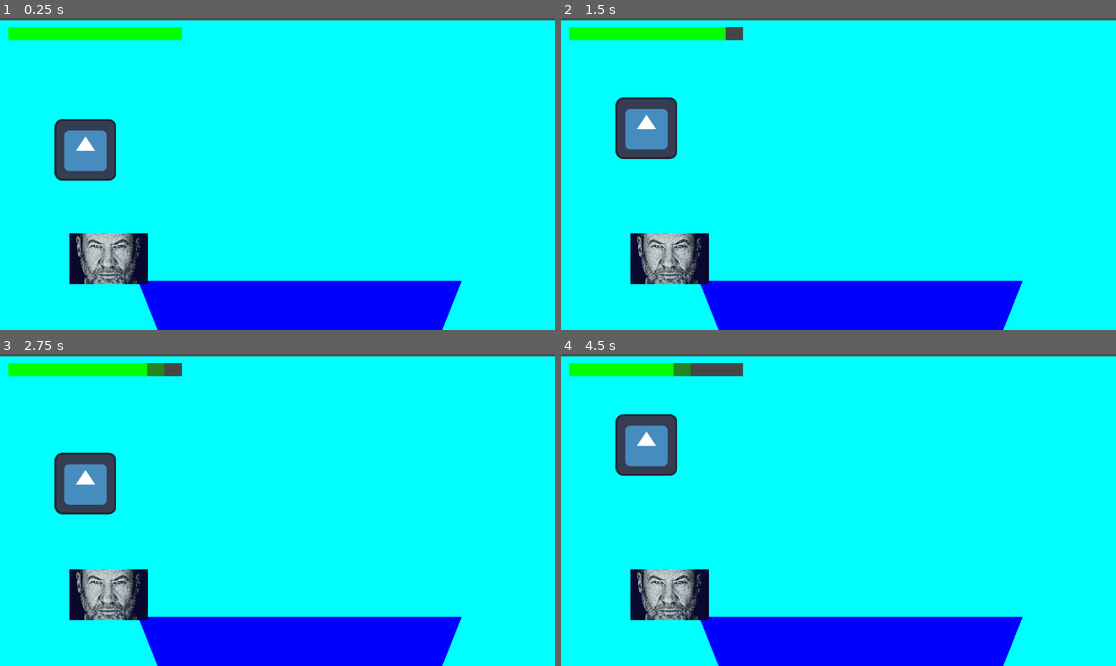
Above: before the commit, frames 1-4 (two rows, left to right).
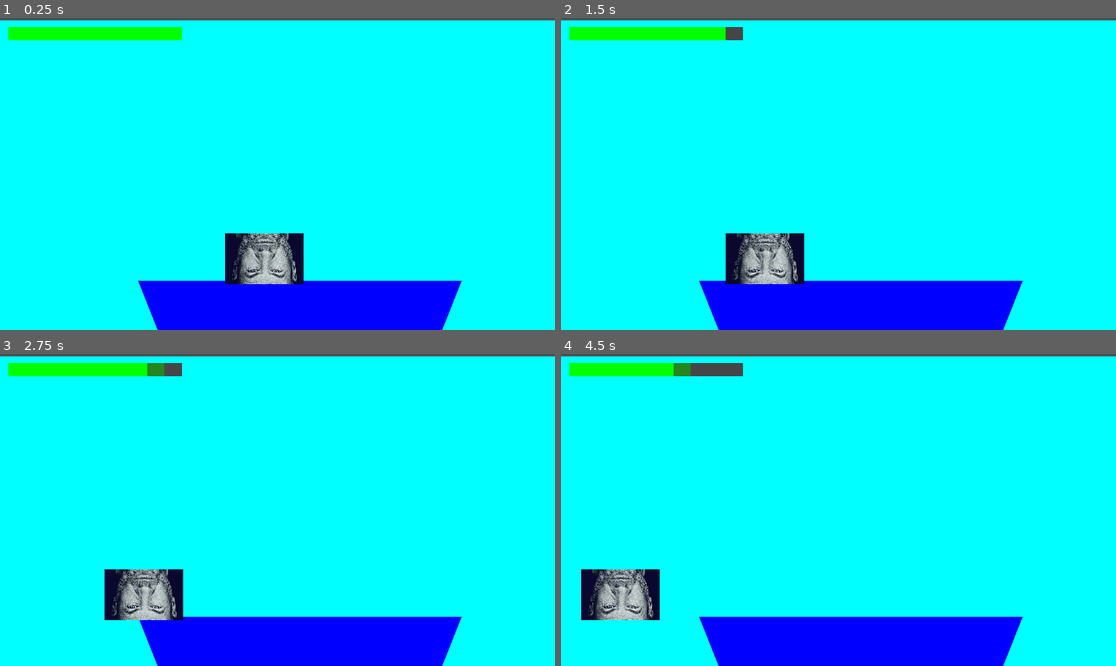
Above: after the commit, the same moments.

Repository: ZozoAFK/Pfish
Game: Godot game, scene res://Proto/Scene/World.tscn
The game is run twice, just before and just after one commit, with the same random seed, the same clock (stepped at 60 frames per second) and the same inputs. The engine's default icon, where the game draws it, is replaced by a stand-in: a white triangle on a blue panel in a dark square.
Inputs:
- Up to frame 1 (0.25 s): no input
- Up to frame 2 (1.5 s): tap Enter (ui_accept) at 0.5, 0.77 s; hold Right (Fleche_droite) from 0.53 s (still down); tap Space (SPACE) at 0.6, 1.35 s
- Up to frame 3 (2.75 s): tap Enter (ui_accept) at 1.52 s; release Right (Fleche_droite) at 2.03 s; hold Left (Fleche_Gauche) from 2.03 s (still down); tap Space (SPACE) at 2.1 s
- Up to frame 4 (4.5 s): release Left (Fleche_Gauche) at 2.78 s; hold Right (Fleche_droite) 2.78-4.28 s; tap Space (SPACE) at 2.85, 3.6, 4.35 s; tap Enter (ui_accept) at 3.02, 3.77 s; hold Left (Fleche_Gauche) from 4.28 s (still down)

The runs differ from the first frame. In frame 1, 6.8% of the frame differs, in the area x 9-55%, y 32-86%; in frame 2, 6.9%, in the area x 9-44%, y 25-86%; in frame 3, 5.4%; in frame 4, 5.9%.

Commit message:
code dash course fluide

Diff:
--- a/Proto/Scene/Poisson.tscn
+++ b/Proto/Scene/Poisson.tscn
@@ -8,15 +8,6 @@
 
 [node name="Poisson" type="Node2D" unique_id=485619004]
 script = ExtResource("1_0r5lc")
-vitesse = null
-point_1 = null
-point_2 = null
-max_endurance = null
-dash_speed = null
-time_min = null
-time_max = null
-time_endurance = null
-time_dash = null
 
 [node name="Sprite2D" type="Sprite2D" parent="." unique_id=1915444190]
 scale = Vector2(0.25, 0.25)
@@ -34,9 +25,25 @@
 wait_time = 5.0
 
 [node name="Temps_du_dash" type="Timer" parent="." unique_id=2135012246]
-wait_time = 0.5
+wait_time = 10.0
 
 [node name="Temps_entre_dash" type="Timer" parent="." unique_id=1307637331]
+wait_time = 10.0
+
+[node name="Droite" type="Marker2D" parent="." unique_id=1778637850]
+position = Vector2(250, 0)
+
+[node name="Droite_Bas" type="Marker2D" parent="." unique_id=805358461]
+position = Vector2(150, 150)
+
+[node name="Bas" type="Marker2D" parent="." unique_id=487487658]
+position = Vector2(0, 250)
+
+[node name="Gauche_Bas" type="Marker2D" parent="." unique_id=214624178]
+position = Vector2(-150, 150)
+
+[node name="Gauche" type="Marker2D" parent="." unique_id=1458674799]
+position = Vector2(-250, 0)
 
 [connection signal="body_entered" from="Area2D" to="." method="_on_area_2d_body_entered"]
 [connection signal="body_exited" from="Area2D" to="." method="_on_area_2d_body_exited"]
--- a/Proto/Scene/World.tscn
+++ b/Proto/Scene/World.tscn
@@ -22,7 +22,7 @@
 mesh = SubResource("PrismMesh_cd8ja")
 
 [node name="Hamecon" parent="." unique_id=689676632 instance=ExtResource("1_tyl2u")]
-position = Vector2(152, 249)
+position = Vector2(-524, -83)
 
 [node name="Poisson" parent="." unique_id=485619004 instance=ExtResource("2_x5aal")]
-position = Vector2(200, 500)
+position = Vector2(550, 500)
--- a/Proto/Script/poisson.gd
+++ b/Proto/Script/poisson.gd
@@ -1,13 +1,19 @@
 extends Node2D
 
 enum State { RONDE, POURSUITE, COMBAT }
-var etat_actuel = State.COMBAT
+var etat_actuel = State.RONDE
 
 @export var vitesse = 100.0
 @export var point_1 = Vector2(500, 500)  # destination en mode ronde
 @export var point_2 = Vector2(100, 500)  # destination en mode ronde
 
 #variable dash
+@onready var droite_limite =$Droite
+@onready var droite_bas_limite =$Droite_Bas
+@onready var bas_limite =$Bas
+@onready var gauche_bas_limite =$Gauche_Bas
+@onready var gauche_limite =$Gauche
+
 @onready var recharge_endurance : Timer = $Recharge_endurance #temps pour recharger l'endurance
 @onready var temps_du_dash : Timer = $Temps_du_dash # duree du dash
 @onready var temps_entre_dash : Timer = $Temps_entre_dash # duree entre deux dash different
@@ -17,7 +23,7 @@
 var can_dash = false #switch qui definit si on peut dash ou pas (avec pour timer le temps entre deux dash)
 var position_depard
 @export var max_endurance = 3 # nombre de dash maximum que le poisson a
-@export var dash_speed = 5 #vitesse du dash
+@export var dash_speed = 300 #vitesse du dash
 @export var time_min = 0 #temps minimum entre deux dash
 @export var time_max = 5 #temps maximum entre deux dash
 @export var time_endurance = 5 #temps pour recupere l'endurance lorsqu on n en a plus
@@ -44,11 +50,8 @@
 
 			if not(can_dash) :
 				begin_dash(delta)
-			elif endurance == 0:
-				recharge_endurance.start(time_endurance)
 			if can_dash :
 				_dash (tableau,position_depard,delta)
-			#end_dash()
 
 
 
@@ -61,6 +64,7 @@
 		#condition de rotation
 		if position >= point_1:
 			switch_ronde=false
+
 	# Mouvement vers la gauche
 	if not(switch_ronde) :
 		look_at(point_2)
@@ -95,25 +99,27 @@
 	var direction_x = position.x
 	var direction_y = position.y
 
+	if not(dure_dash):
+		temps_entre_dash.start()
+		tableau.shuffle()
+		temps_du_dash.start()
 	dure_dash = true
-	tableau.shuffle()
-	temps_entre_dash.start()
-	temps_du_dash.start()
-	#if tableau[0] == "gauche" and dure_dash:
-		#look_at(Vector2(direction_x - 1, direction_y))
-		#position = lerp(position_depard ,position_depard * dash_speed , acc)
-	#if tableau[0] == "bas_gauche" and dure_dash:
-		#look_at(Vector2(direction_x - 1, direction_y-1))
-		#position = lerp(position_depard ,position_depard * dash_speed , acc)
-	#if tableau[0] == "bas" and dure_dash:
-		#look_at(Vector2(direction_x , direction_y-1))
-		#position = lerp(position_depard ,position_depard * dash_speed , acc)
-	#if tableau[0] == "bas_droite" and dure_dash:
-		#look_at(Vector2(direction_x + 1, direction_y-1))
-		#position = lerp(position_depard ,position_depard * dash_speed , acc)
-	#if tableau[0] == "droite" and dure_dash:
-		#look_at(Vector2(direction_x + 1, direction_y))
-		#position = lerp(position_depard ,position_depard * dash_speed , acc)
+
+	if tableau[0] == "gauche" and dure_dash:
+		look_at(Vector2(gauche_limite.position))
+		position = position.move_toward(gauche_limite.position, dash_speed * acc*delta)
+	if tableau[0] == "bas_gauche" and dure_dash:
+		look_at(Vector2(gauche_bas_limite.position))
+		position = position.move_toward(gauche_bas_limite  .position, dash_speed * acc * delta)
+	if tableau[0] == "bas" and dure_dash:
+		look_at(Vector2(bas_limite.position))
+		position = position.move_toward(bas_limite.position, dash_speed * acc * delta)
+	if tableau[0] == "bas_droite" and dure_dash:
+		look_at(Vector2(droite_limite.position))
+		position = position.move_toward(droite_limite.position, dash_speed * acc * delta)
+	if tableau[0] == "droite" and dure_dash:
+		look_at(Vector2(droite_bas_limite.position))
+		position = position.move_toward(droite_bas_limite.position, dash_speed * acc * delta)
 
 
 
@@ -122,7 +128,9 @@
 		can_dash = true
 		position_depard = position
 		return true
-	return false
+	else :
+		recharge_endurance.start(time_endurance)
+		return false
 
 
 
